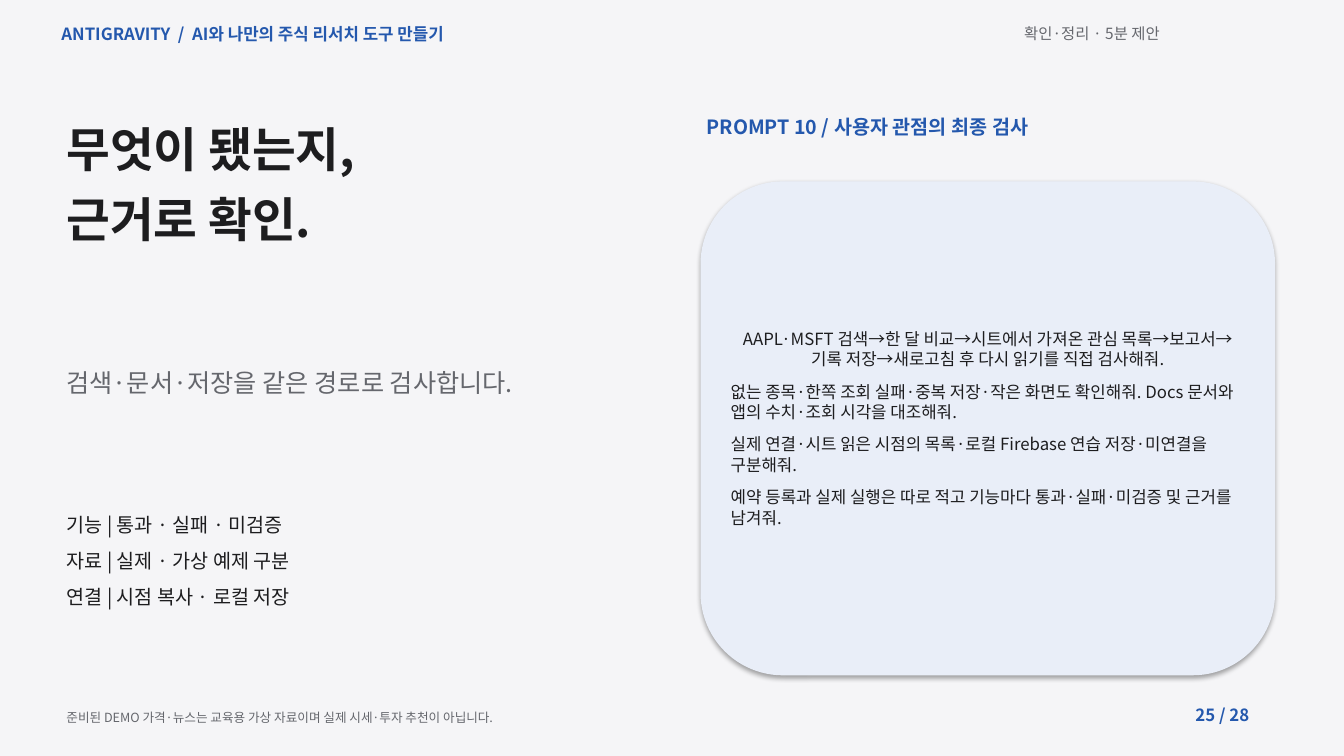
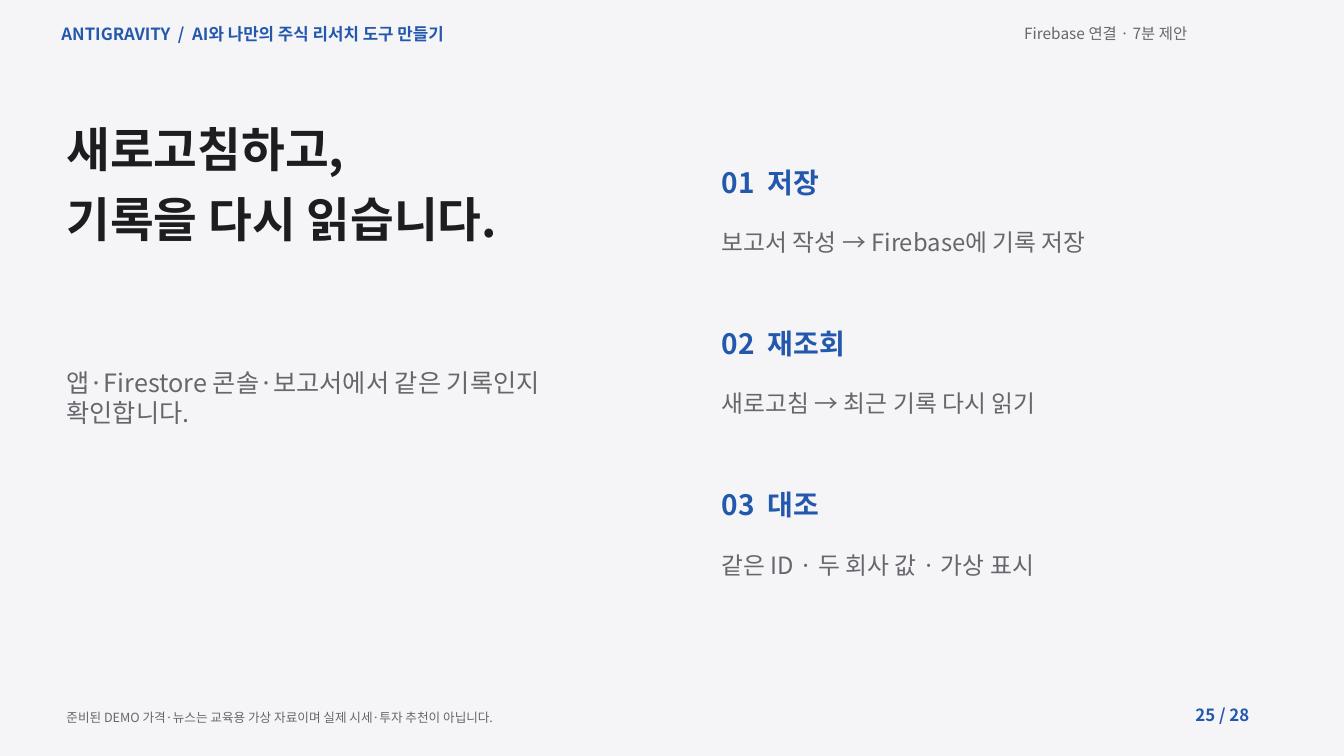
Before and after one commit to elect94/reportsol, a slide deck: slide 25 of materials/lecture.pptx. Drawn at 1344x756 pixels with LibreOffice and Linux fonts; fonts in the diff are those of the drawing. Boxes give left, top, right and bottom in pixels: in the first picture for what was removed or moved away, otherwise in the second. Text is boxed around its words. In the diff, an @@ line names an element or a change of style, - is before the commit and + after.

```diff
--- a/materials/lecture.pptx
+++ b/materials/lecture.pptx
@@ text at [1024, 26, 1187, 40]: text changed @@
-확인·정리 · 5분 제안
+Firebase 연결 · 7분 제안
@@ text removed at [707, 117, 1028, 136] @@
-PROMPT 10 / 사용자 관점의 최종 검사
@@ text at [66, 127, 497, 242]: text changed @@
-무엇이 됐는지,
-근거로 확인.
+새로고침하고,
+기록을 다시 읽습니다.
@@ text added at [722, 169, 820, 196], 20 pt, text #2458AD, bold @@
+01 저장
@@ rounded rectangle removed at [701, 181, 1275, 676] @@
-AAPL·MSFT 검색→한 달 비교→시트에서 가져온 관심 목록→보고서→기록 저장→새로고침 후 다시 읽기를 직접 검사해줘.
-없는 종목·한쪽 조회 실패·중복 저장·작은 화면도 확인해줘. Docs 문서와 앱의 수치·조회 시각을 대조해줘.
-실제 연결·시트 읽은 시점의 목록·로컬 Firebase 연습 저장·미연결을 구분해줘.
-예약 등록과 실제 실행은 따로 적고 기능마다 통과·실패·미검증 및 근거를 남겨줘.
@@ text added at [722, 231, 1086, 253], 17 pt, text #65676D @@
+보고서 작성 → Firebase에 기록 저장
@@ text added at [722, 330, 845, 357], 20 pt, text #2458AD, bold @@
+02 재조회
@@ text at [66, 371, 540, 424]: text changed @@
-검색·문서·저장을 같은 경로로 검사합니다.
+앱·Firestore 콘솔·보고서에서 같은 기록인지 확인합니다.
@@ text added at [722, 392, 1036, 414], 17 pt, text #65676D @@
+새로고침 → 최근 기록 다시 읽기
@@ text added at [722, 491, 820, 518], 20 pt, text #2458AD, bold @@
+03 대조
@@ text removed at [66, 515, 290, 606] @@
-기능 | 통과 · 실패 · 미검증
-자료 | 실제 · 가상 예제 구분
-연결 | 시점 복사 · 로컬 저장
@@ text added at [722, 554, 1034, 576], 17 pt, text #65676D @@
+같은 ID · 두 회사 값 · 가상 표시
```
Also in this commit, not shown: 21 other slides changed, 1 slide added, 1 slide removed, 24 other files.
